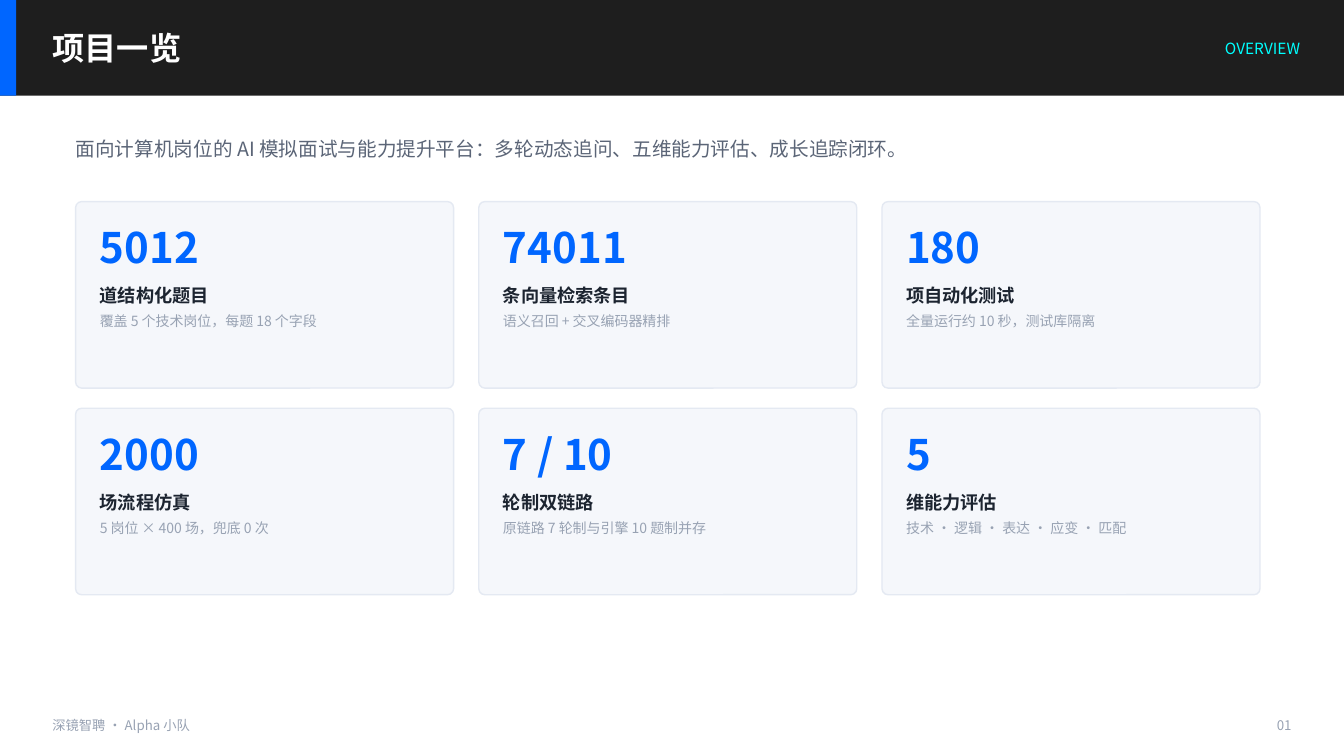
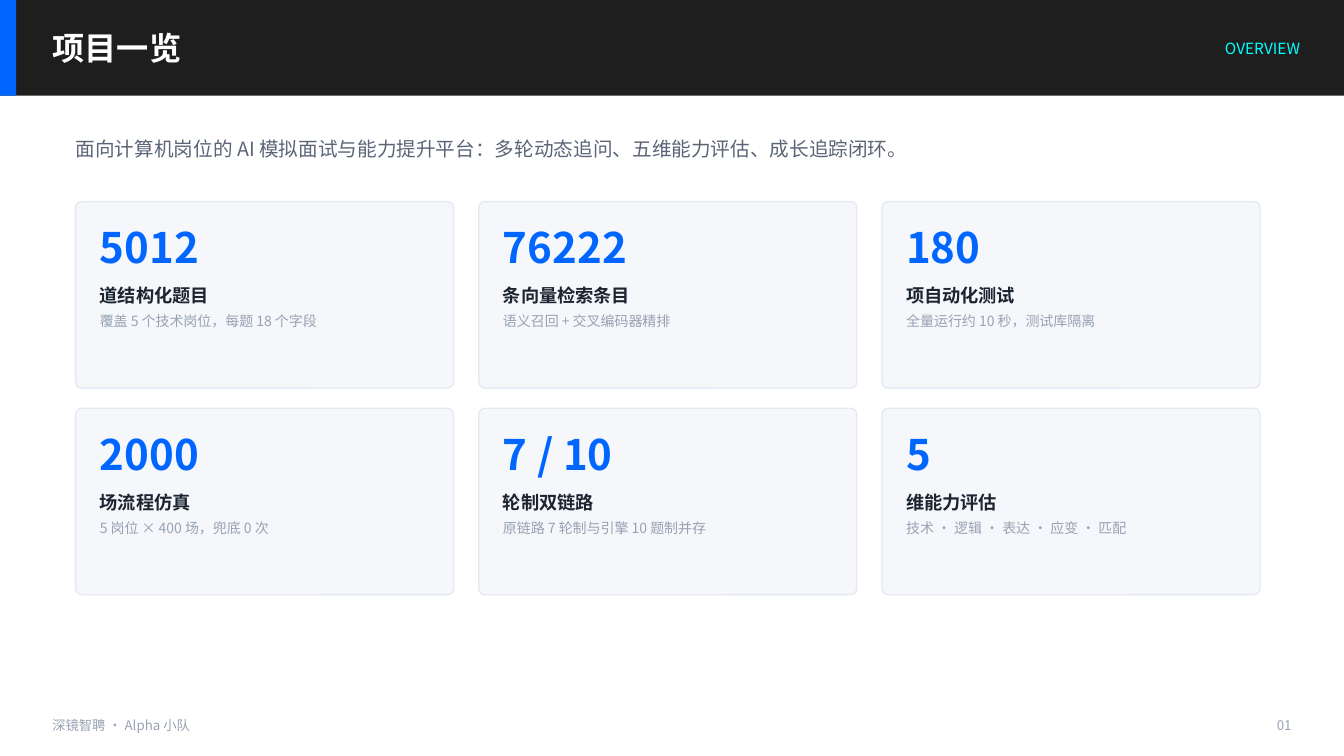
Before and after one commit to yangziyue-c/ai-interview-system, a slide deck: slide 3 of docs/submission/05-项目的详细分工及过程-演示稿.pptx. Drawn at 1344x756 pixels with LibreOffice and Linux fonts; fonts in the diff are those of the drawing. Boxes give left, top, right and bottom in pixels: in the first picture for what was removed or moved away, otherwise in the second. Text is boxed around its words. In the diff, an @@ line names an element or a change of style, - is before the commit and + after.

```diff
--- a/docs/submission/05-项目的详细分工及过程-演示稿.pptx
+++ b/docs/submission/05-项目的详细分工及过程-演示稿.pptx
@@ text at [503,231,627,264]: text changed @@
-74011
+76222
```
Also in this commit, not shown: 1 other slide changed, 17 other files.
